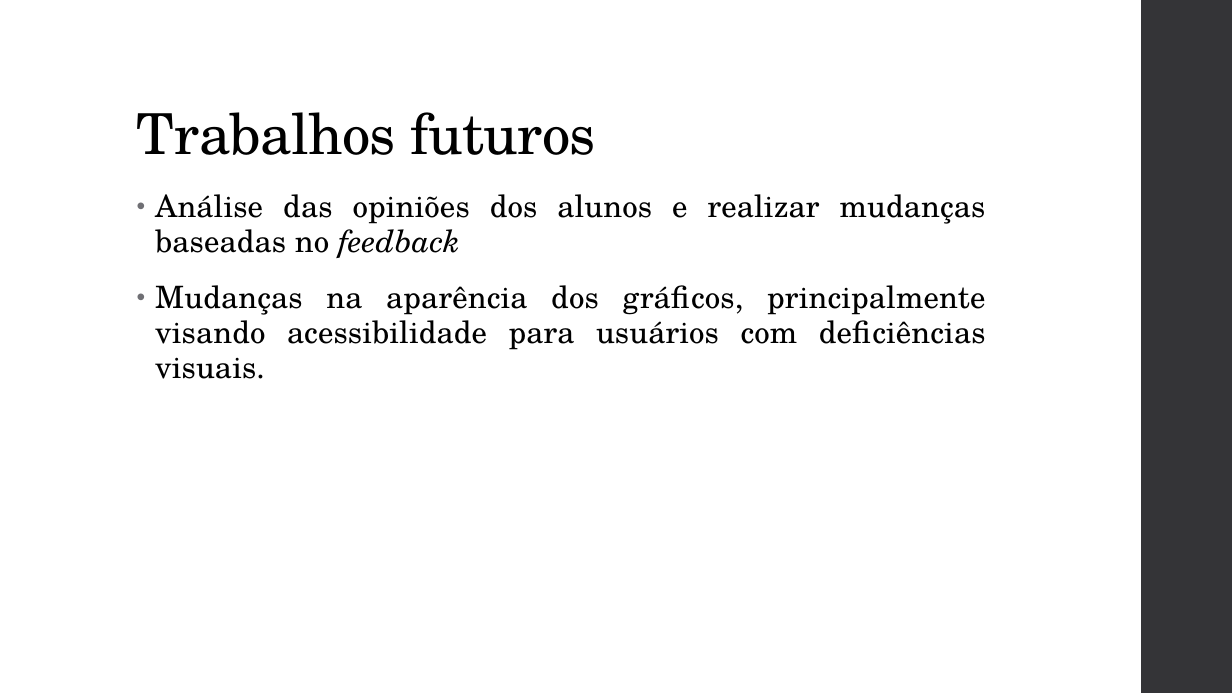
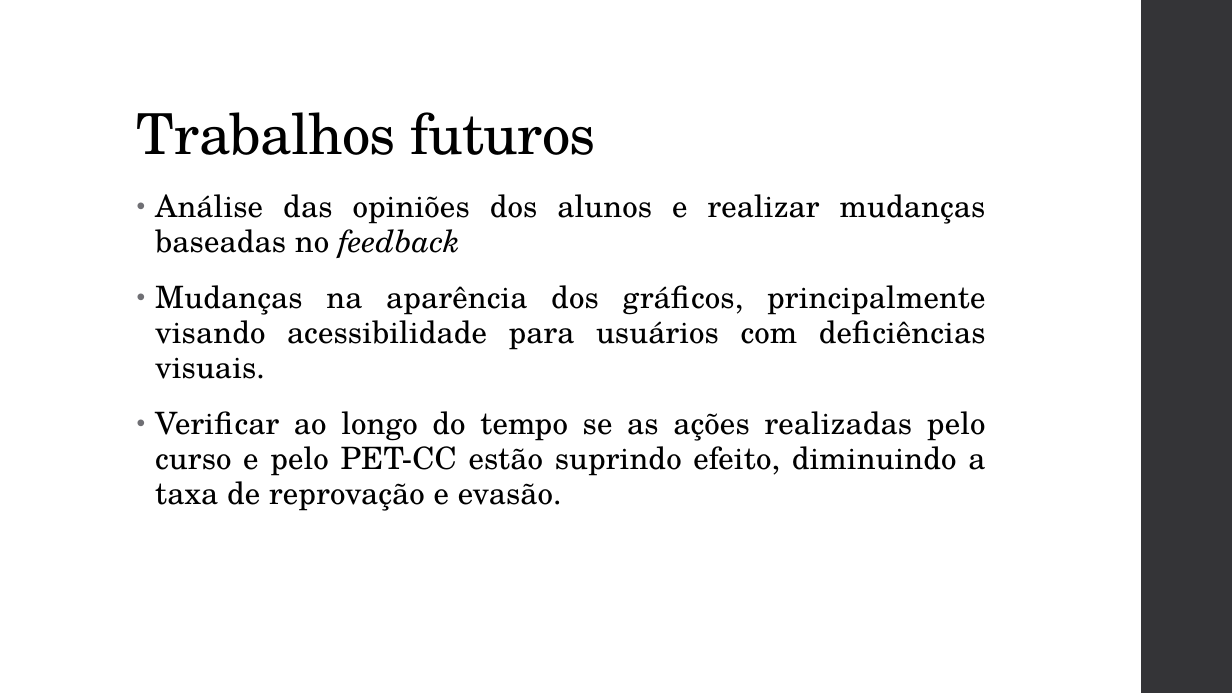
Before and after one commit to gvheisler/dashboard-disciplinas, a slide deck: slide 24 of presentation/presentation.pptx (slide 19 before the commit). Drawn at 1232x693 pixels with LibreOffice and Linux fonts; fonts in the diff are those of the drawing. Boxes give left, top, right and bottom in pixels: in the first picture for what was removed or moved away, otherwise in the second. Text is boxed around its words. In the diff, an @@ line names an element or a change of style, - is before the commit and + after.

```diff
--- a/presentation/presentation.pptx
+++ b/presentation/presentation.pptx
@@ text at <box>155,411,986,511</box>: paragraph added @@
+• Verificar ao longo do tempo se as ações realizadas pelo curso e pelo PET-CC estão suprindo efeito, diminuindo a taxa de reprovação e evasão.
```
Also in this commit, not shown: 2 other slides changed, 5 slides added, 3 other files.
